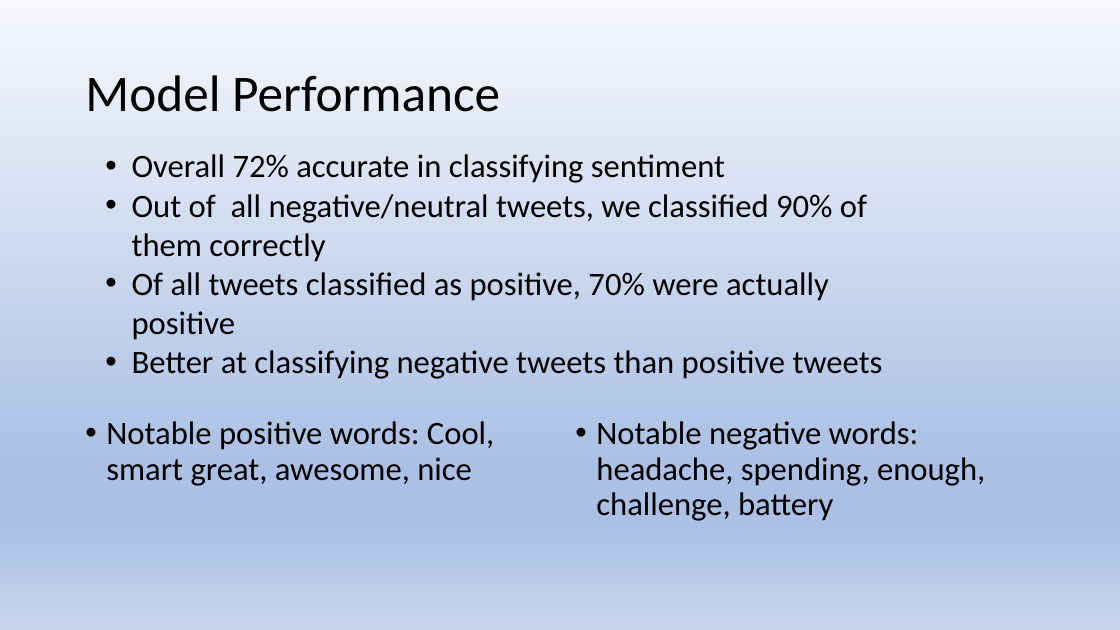
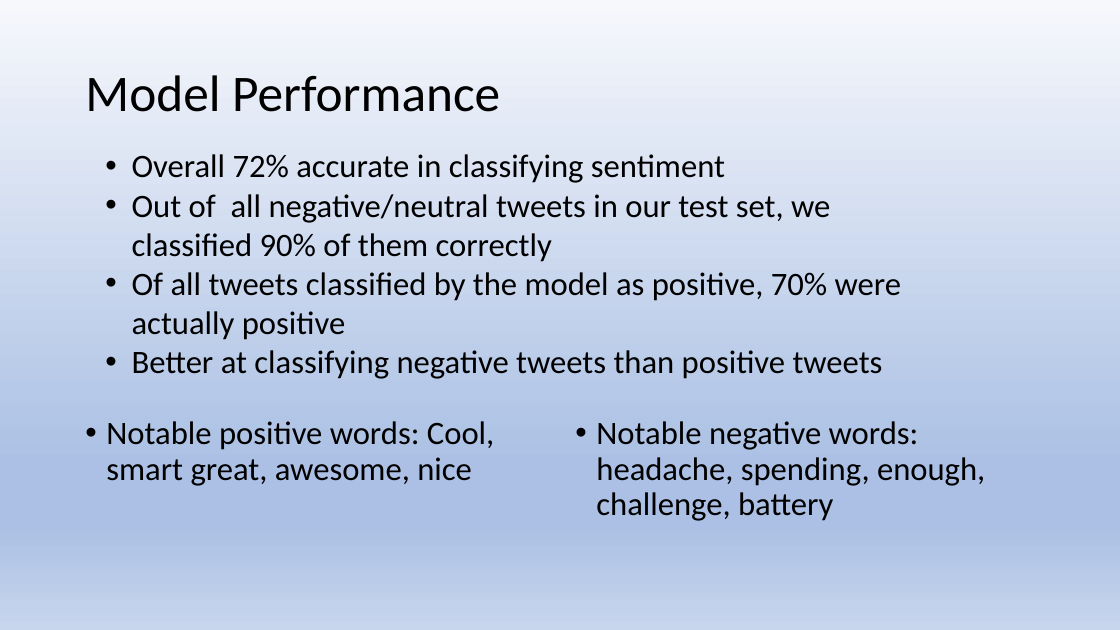
Before and after one commit to jeremy-lee93/nlp-brand-sentiment-analysis, a slide deck: slide 7 of mod_4_presentation.pptx. Drawn at 1120x630 pixels with LibreOffice and Linux fonts; fonts in the diff are those of the drawing. Boxes give left, top, right and bottom in pixels: in the first picture for what was removed or moved away, otherwise in the second. Text is boxed around its words. In the diff, an @@ line names an element or a change of style, - is before the commit and + after.

```diff
--- a/mod_4_presentation.pptx
+++ b/mod_4_presentation.pptx
@@ text at bbox=[132, 194, 901, 340]: text changed @@
-• Out of all negative/neutral tweets, we classified 90% of them correctly
-• Of all tweets classified as positive, 70% were actually positive
+• Out of all negative/neutral tweets in our test set, we classified 90% of them correctly
+• Of all tweets classified by the model as positive, 70% were actually positive
```
Also in this commit, not shown: 1 other slide changed.
